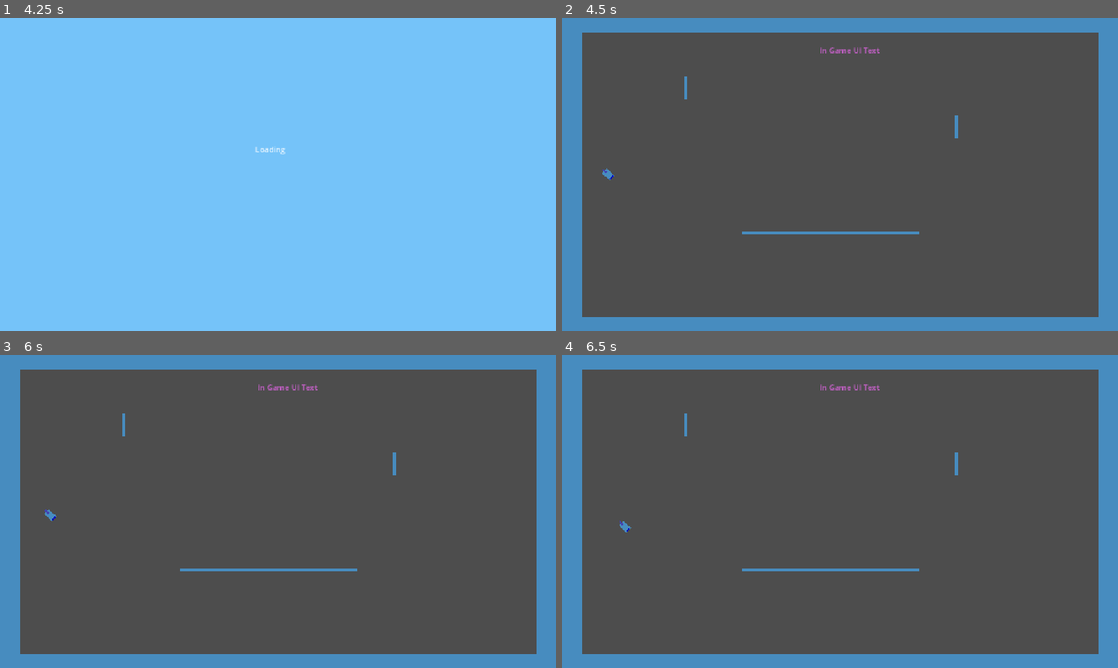
Above: before the commit, frames 1-4 (two rows, left to right).
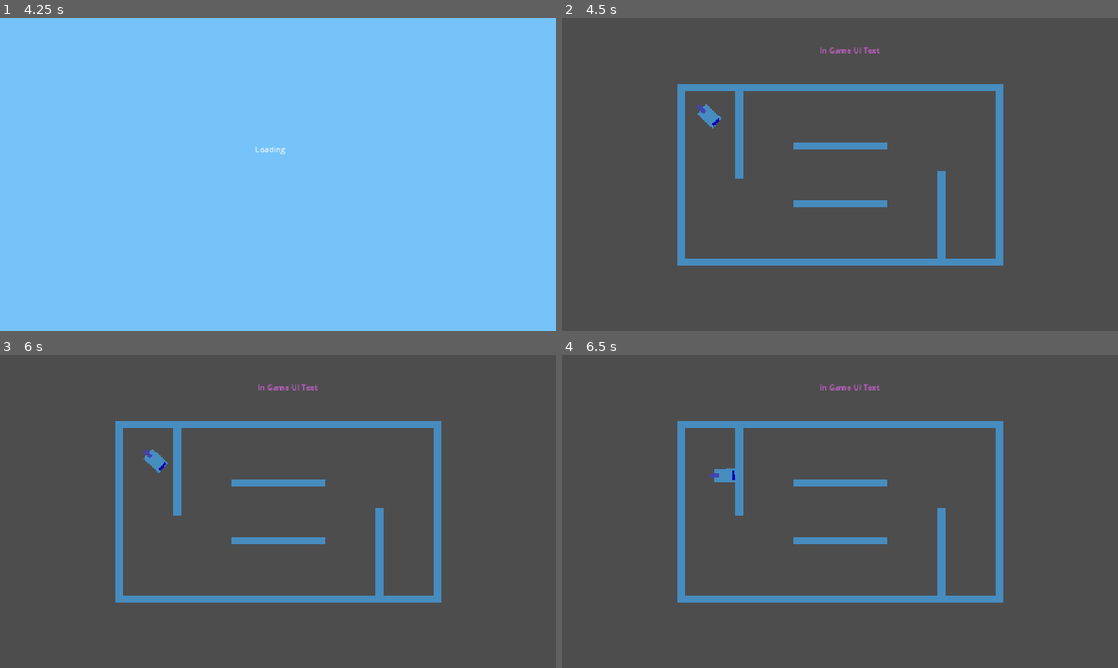
Above: after the commit, the same moments.

Repository: JoeyGiordano/TankTrouble2
Game: Godot game, scene res://game_container/game_container.tscn
The game is run twice, just before and just after one commit, with the same random seed, the same clock (stepped at 60 frames per second) and the same inputs. The engine's default icon, where the game draws it, is replaced by a stand-in: a white triangle on a blue panel in a dark square.
Inputs:
- Up to frame 1 (4.25 s): click "[CutSceneOver]" at 0.5 s; click "Play" at 1.25 s; click "Play!" at 2 s; tap Enter at 2.75 s; hold W (player1_up) 2.78-3.53 s; hold . (player0_shoot) 2.78-3.53 s; tap Space at 3.5 s; hold Down (ui_down) from 3.53 s (still down); tap Q (player1_shoot) at 3.6 s
- Up to frame 2 (4.5 s): tap Enter at 4.25 s; release Down (ui_down) at 4.28 s; hold W (player1_up) from 4.28 s (still down); tap K (player2_right) at 4.35 s
- Up to frame 3 (6 s): tap Space at 5 s; tap Shift at 5.1 s; tap Enter at 5.75 s; release W (player1_up) at 5.78 s; hold Down (ui_down) from 5.78 s (still down); hold F from 5.78 s (still down)
- Up to frame 4 (6.5 s): keep holding Down (ui_down); keep holding F

Frame 1 is identical in both runs. In frame 2, 22% of the frame differs, in the area x 0-100%, y 0-100%; in frame 3, 22%; in frame 4, 22%.

Commit message:
Created Path Calculator for Enemy AI
Currently a separate script in tank/ai_control

Diff:
--- a/autoloads/LevelLoader.gd
+++ b/autoloads/LevelLoader.gd
@@ -21,7 +21,7 @@
 	Utility.replace_scene_in_holder(Global.LevelHolder, new_level)
 
 func _determine_next_level() -> String :
-	return "test_level_" + str(randi_range(0,3))
+	return "tank_ai_test_level_0"
 
 func spawn_players() :
 	#spawns players, can be overriden in extended class if more complex behavior is desired
--- a/autoloads/Reference/Reference.gd
+++ b/autoloads/Reference/Reference.gd
@@ -34,6 +34,7 @@
 @export var test_level_1 : PackedScene
 @export var test_level_2 : PackedScene
 @export var test_level_3 : PackedScene
+@export var tank_ai_test_level_0 : PackedScene
 
 @export_group("Prefabs")
 @export var tank_scene : PackedScene
--- a/autoloads/Reference/Reference.tscn
+++ b/autoloads/Reference/Reference.tscn
@@ -17,6 +17,7 @@
 [ext_resource type="PackedScene" uid="uid://ddq1u3wwk2bwj" path="res://tank/tank.tscn" id="13_acwhr"]
 [ext_resource type="PackedScene" uid="uid://rigrosaete8h" path="res://levels/test_level_3.tscn" id="14_0nf36"]
 [ext_resource type="Resource" uid="uid://c3hg6budcbmhm" path="res://tank/stats/base_tank_stats.tres" id="15_axg78"]
+[ext_resource type="PackedScene" uid="uid://ic4tjnkw6bad" path="res://levels/tank_ai_test_level_0.tscn" id="15_hiq1x"]
 
 [node name="Reference" type="Node"]
 script = ExtResource("1_pmmna")
@@ -33,6 +34,7 @@
 test_level_1 = ExtResource("10_yjp2r")
 test_level_2 = ExtResource("11_xedrw")
 test_level_3 = ExtResource("14_0nf36")
+tank_ai_test_level_0 = ExtResource("15_hiq1x")
 tank_scene = ExtResource("13_acwhr")
 basic_bullet = ExtResource("12_vdkhk")
 base_tank_stats = ExtResource("15_axg78")
--- a/game_container/game_container.tscn
+++ b/game_container/game_container.tscn
@@ -9,6 +9,7 @@
 offset_top = 109.0
 offset_right = 231.0
 offset_bottom = 132.0
+metadata/_edit_use_anchors_ = true
 
 [node name="Game" type="Node" parent="."]
 
@@ -23,6 +24,7 @@
 [node name="ShellSceneHolder" type="CanvasLayer" parent="."]
 
 [node name="StartupCutscene" parent="ShellSceneHolder" instance=ExtResource("2_xcs12")]
+metadata/_edit_use_anchors_ = true
 
 [node name="OverlayPanelHolder" type="CanvasLayer" parent="."]
 layer = 2
--- /dev/null
+++ b/levels/tank_ai_test_level_0.tscn
@@ -0,0 +1,109 @@
+[gd_scene load_steps=4 format=3 uid="uid://ic4tjnkw6bad"]
+
+[ext_resource type="Script" uid="uid://bciuldxspt6ul" path="res://game/grid/grid.gd" id="1_dysqg"]
+[ext_resource type="PackedScene" uid="uid://c4p5w7pfj3smp" path="res://game/wall/wall.tscn" id="2_bskqv"]
+[ext_resource type="Script" uid="uid://dm5taoqysx28v" path="res://game/grid/snap_to_grid.gd" id="3_7tvuh"]
+
+[node name="LevelTemplate" type="Node"]
+
+[node name="Camera2D" type="Camera2D" parent="."]
+zoom = Vector2(2, 2)
+
+[node name="Grid" type="Node" parent="."]
+script = ExtResource("1_dysqg")
+scale_ = 30.0
+offset = Vector2(-15, 0)
+
+[node name="Walls" type="Node2D" parent="."]
+
+[node name="Border" type="Node2D" parent="Walls"]
+
+[node name="Wall" parent="Walls/Border" node_paths=PackedStringArray("grid") instance=ExtResource("2_bskqv")]
+position = Vector2(-165, 0)
+length = 188.0
+grid = NodePath("../../../Grid")
+grid_pos = Vector2(-5, 0)
+grid_length = 6
+
+[node name="Wall2" parent="Walls/Border" node_paths=PackedStringArray("grid") instance=ExtResource("2_bskqv")]
+position = Vector2(165, 0)
+length = 188.0
+grid = NodePath("../../../Grid")
+grid_pos = Vector2(6, 0)
+grid_length = 6
+
+[node name="Wall3" parent="Walls/Border" node_paths=PackedStringArray("grid") instance=ExtResource("2_bskqv")]
+position = Vector2(0, -90)
+horizontal = true
+length = 338.0
+grid = NodePath("../../../Grid")
+grid_pos = Vector2(0.5, -3)
+grid_length = 11
+
+[node name="Wall4" parent="Walls/Border" node_paths=PackedStringArray("grid") instance=ExtResource("2_bskqv")]
+position = Vector2(0, 90)
+horizontal = true
+length = 338.0
+grid = NodePath("../../../Grid")
+grid_pos = Vector2(0.5, 3)
+grid_length = 11
+
+[node name="Wall5" parent="Walls" node_paths=PackedStringArray("grid") instance=ExtResource("2_bskqv")]
+position = Vector2(-105, -45)
+length = 98.0
+grid = NodePath("../../Grid")
+grid_pos = Vector2(-3, -1.5)
+grid_length = 3
+
+[node name="Wall6" parent="Walls" node_paths=PackedStringArray("grid") instance=ExtResource("2_bskqv")]
+position = Vector2(0, 30)
+horizontal = true
+length = 98.0
+grid = NodePath("../../Grid")
+grid_pos = Vector2(0.5, 1)
+grid_length = 3
+
+[node name="Wall7" parent="Walls" node_paths=PackedStringArray("grid") instance=ExtResource("2_bskqv")]
+position = Vector2(0, -30)
+horizontal = true
+length = 98.0
+grid = NodePath("../../Grid")
+grid_pos = Vector2(0.5, -1)
+grid_length = 3
+
+[node name="Wall8" parent="Walls" node_paths=PackedStringArray("grid") instance=ExtResource("2_bskqv")]
+position = Vector2(105, 45)
+length = 98.0
+grid = NodePath("../../Grid")
+grid_pos = Vector2(4, 1.5)
+grid_length = 3
+
+[node name="SpawnPoints" type="Node2D" parent="."]
+
+[node name="Node2D" type="Node2D" parent="SpawnPoints" node_paths=PackedStringArray("grid")]
+position = Vector2(-135, -60)
+script = ExtResource("3_7tvuh")
+grid = NodePath("../../Grid")
+grid_pos = Vector2(-4, -2)
+
+[node name="Node2D2" type="Node2D" parent="SpawnPoints" node_paths=PackedStringArray("grid")]
+position = Vector2(135, 60)
+rotation = 3.14159
+script = ExtResource("3_7tvuh")
+grid = NodePath("../../Grid")
+grid_pos = Vector2(5, 2)
+
+[node name="Node2D3" type="Node2D" parent="SpawnPoints" node_paths=PackedStringArray("grid")]
+position = Vector2(0, -60)
+script = ExtResource("3_7tvuh")
+grid = NodePath("../../Grid")
+snap_type = 2
+grid_pos = Vector2(0.5, -2)
+
+[node name="Node2D4" type="Node2D" parent="SpawnPoints" node_paths=PackedStringArray("grid")]
+position = Vector2(0, 60)
+rotation = 3.14159
+script = ExtResource("3_7tvuh")
+grid = NodePath("../../Grid")
+snap_type = 2
+grid_pos = Vector2(0.5, 2)
--- a/project.godot
+++ b/project.godot
@@ -1,3 +1,11 @@
+; Engine configuration file.
+; It's best edited using the editor UI and not directly,
+; since the parameters that go here are not all obvious.
+;
+; Format:
+;   [section] ; section goes between []
+;   param=value ; assign values to parameters
+
 config_version=5
 
 [application]
@@ -22,7 +30,6 @@
 
 [display]
 
-window/size/mode=2
 window/stretch/mode="canvas_items"
 
 [global_group]
--- /dev/null
+++ b/tank/ai_control/path_calculator.gd
@@ -0,0 +1,52 @@
+extends Node2D
+class_name path_calculator
+@export var distance_limit: float
+@export var bounce_limit : int
+
+var MAX_DIST = 10000
+var debug_lines : Array[Vector2]
+func _ready() -> void:
+	pass
+func _process(delta: float) -> void:
+	debug_lines.clear()
+	calc_path(Vector2(Vector2.RIGHT.rotated(global_rotation)))
+	#print(str(global_rotation) + " " + str(Vector2(Vector2.RIGHT.rotated(global_rotation))))
+func calc_path(dir : Vector2):
+	#print("ray dir " + str(dir))
+	calc_path_limit(global_position,dir,distance_limit,bounce_limit,[get_parent()])
+	pass
+func calc_path_limit(pos: Vector2, dir : Vector2, limit_dist : float, _bounce_limit: int, exclude : Array[RID]):
+	if limit_dist < 0 || _bounce_limit < 0:
+		#print("hit limit: " + str(limit_dist) + " " + str(_bounce_limit))
+		return
+	var space = PhysicsServer2D.space_get_direct_state(get_world_2d().space)
+	var query = PhysicsRayQueryParameters2D.create(pos, dir * MAX_DIST, 1 | 2, exclude)
+	var result = space.intersect_ray(query)
+	#print("ray results: " + str(result))
+	if result.get("rid") == null:
+		#debug_lines.clear()
+		print("hit nothing")
+		return
+	var collider: CollisionObject2D = result.get("collider")
+	if collider.collision_layer & 2:
+		print("hit tank " + str(bounce_limit - _bounce_limit))
+		var script = collider.get_script()
+		if script is Tank:
+			var tank_script : Tank = script
+			if tank_script.profile.is_player():
+				#SHOOT
+				pass
+		return
+	var new_pos = result.get("position")
+	var distance = (new_pos - pos).length()
+	var normal = result.get("normal")
+	var new_dir = -dir.rotated(2 * ((-dir).angle_to(normal)))
+	#print("next dir: " + str(new_dir))
+	debug_lines.append(pos - global_position)
+	debug_lines.append(new_pos - global_position)
+	queue_redraw()
+	calc_path_limit(new_pos, new_dir, limit_dist - distance, _bounce_limit - 1,[result.get("rid")])
+func _draw():
+	for i in debug_lines.size() - 1:
+		draw_line(debug_lines[i].rotated(-global_rotation), debug_lines[i+1].rotated(-global_rotation), Color.RED,1)
+		i+=1
Not shown: 1 places in autoloads/Reference/Reference.tscn that only renumber resources
Not shown, added: tank/ai_control/path_calculator.gd.uid
Not shown, added: levels/tank_ai_test_level_0.tscn2880678915.tmp
Not shown, added: levels/tank_ai_test_level_0.tscn3490514668.tmp
Not shown, added: levels/tank_ai_test_level_0.tscn3510018656.tmp
Not shown, added: levels/tank_ai_test_level_0.tscn3590502332.tmp
Not shown, added: levels/tank_ai_test_level_0.tscn3997084551.tmp
